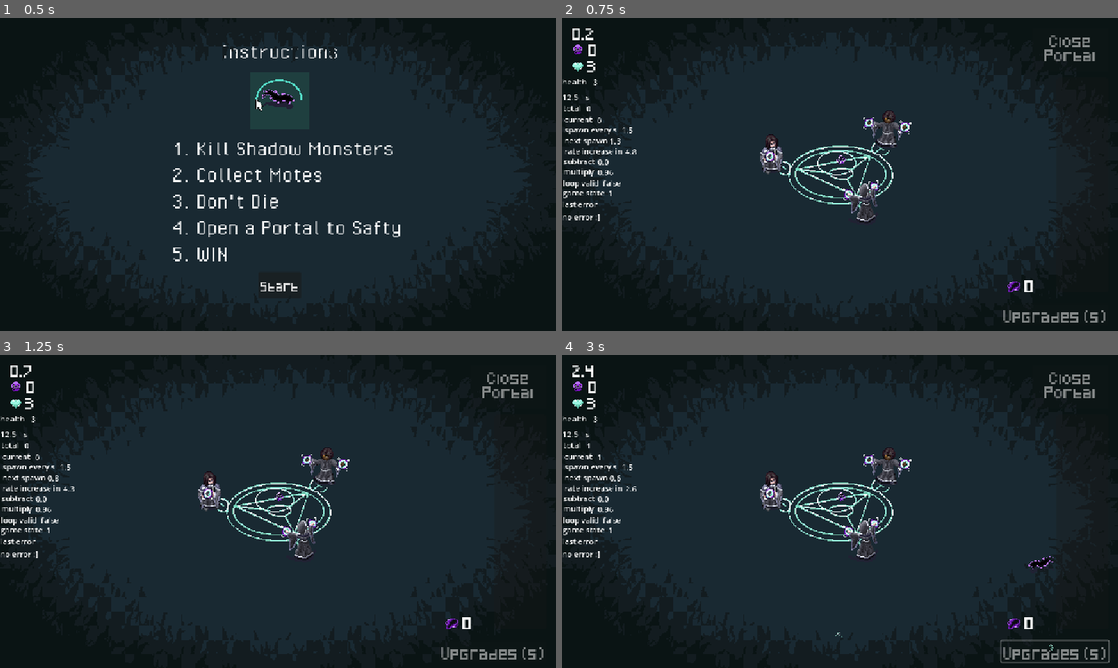
Above: before the commit, frames 1-4 (two rows, left to right).
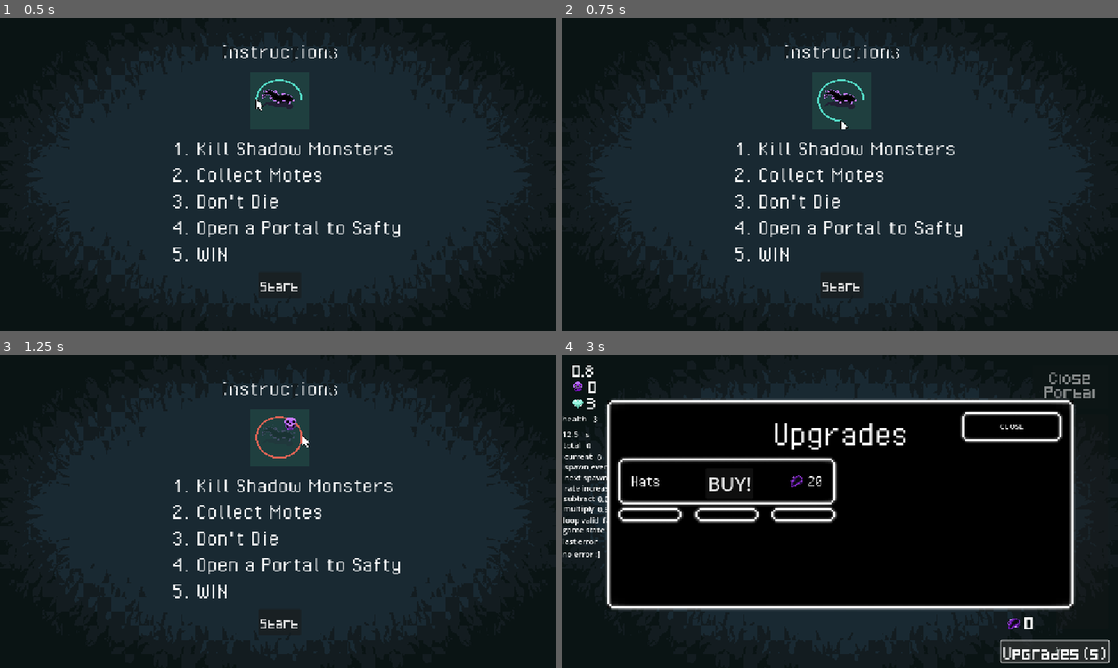
Above: after the commit, the same moments.

Repository: alifeee/loop
Game: Godot game, scene res://scenes/main.tscn
The game is run twice, just before and just after one commit, with the same random seed, the same clock (stepped at 60 frames per second) and the same inputs. The engine's default icon, where the game draws it, is replaced by a stand-in: a white triangle on a blue panel in a dark square.
Inputs (mouse positions are in pixels of both pictures, inside the frame that each line leads up to; where the layout moved, square brackets give the same spot in the first picture):
- Up to frame 1 (0.5 s): no input
- Up to frame 2 (0.75 s): click (728, 152) [840, 284] at 0.5 s
- Up to frame 3 (1.25 s): no input
- Up to frame 4 (3 s): click (728, 483) at 1.25 s, where only the run after the commit has a clickable "BUY!"; click (840, 621) at 2 s, where only the run after the commit has a clickable "Start"; click (1056, 652) at 2.75 s, where only the run after the commit has a clickable "Upgrades (s)"

Frame 1 is identical in both runs. In frame 2, 5.9% of the frame differs, in the area x 0-98%, y 3-98%; in frame 3, 5.9%; in frame 4, 56%, in the area x 1-99%, y 3-99%.

Commit message:
MAKE SHOP WORK !!!

Diff:
--- a/scenes/main.tscn
+++ b/scenes/main.tscn
@@ -463,17 +463,19 @@
 
 [node name="GameUI" type="CanvasLayer" parent="."]
 
-[node name="Control" parent="GameUI" instance=ExtResource("15_jkv2x")]
+[node name="Control" parent="GameUI" node_paths=PackedStringArray("shop_canvas") instance=ExtResource("15_jkv2x")]
+shop_canvas = NodePath("../../ShopUI")
 
 [node name="ShopUI" type="CanvasLayer" parent="."]
-visible = false
 
 [node name="Control2" parent="ShopUI" instance=ExtResource("17_dp3eg")]
 
 [node name="StartScreen" type="CanvasLayer" parent="."]
 
-[node name="Start" parent="StartScreen" node_paths=PackedStringArray("hide_canvas") instance=ExtResource("17_muem4")]
+[node name="Start" parent="StartScreen" node_paths=PackedStringArray("hide_canvas", "hide_gameui", "hide_shopui") instance=ExtResource("17_muem4")]
 hide_canvas = NodePath("..")
+hide_gameui = NodePath("../../GameUI")
+hide_shopui = NodePath("../../ShopUI")
 
 [node name="Shadow" type="Sprite2D" parent="StartScreen"]
 position = Vector2(576, 324)
--- a/scenes/shop_button.tscn
+++ b/scenes/shop_button.tscn
@@ -226,4 +226,4 @@
 size_flags_horizontal = 3
 theme_override_styles/panel = ExtResource("2_hv2j0")
 
-[connection signal="button_down" from="Button" to="." method="_on_button_button_down"]
+[connection signal="pressed" from="Button" to="." method="_on_button_pressed"]
--- a/scenes/shop_ui.tscn
+++ b/scenes/shop_ui.tscn
@@ -6,6 +6,7 @@
 [ext_resource type="PackedScene" uid="uid://bdp6wh7aki3xb" path="res://scenes/shop_button.tscn" id="3_usj2y"]
 [ext_resource type="Texture2D" uid="uid://7mn7deb8je4q" path="res://assets/ui-element/Triangle.png" id="4_usj2y"]
 [ext_resource type="Texture2D" uid="uid://bp5fs4g8gmv4t" path="res://assets/non-animations/mote.png" id="5_bidp2"]
+[ext_resource type="Script" uid="uid://ixqqasf34n85" path="res://scripts/terrible-scripts/buyhat.gd" id="7_bidp2"]
 
 [sub_resource type="Theme" id="Theme_18xnp"]
 
@@ -52,9 +53,9 @@
 anchor_right = 0.5
 anchor_bottom = 0.5
 offset_left = -480.0
-offset_top = -300.0
+offset_top = -228.0
 offset_right = 480.0
-offset_bottom = 300.0
+offset_bottom = 198.0
 grow_horizontal = 2
 grow_vertical = 2
 theme = ExtResource("2_oixfk")
@@ -74,6 +75,7 @@
 text = "Upgrades"
 
 [node name="Description Panel" type="Panel" parent="Main Modal Background"]
+visible = false
 layout_mode = 1
 anchors_preset = 12
 anchor_top = 1.0
@@ -125,27 +127,31 @@
 columns = 2
 
 [node name="Control" parent="Main Modal Background/GridContainer" instance=ExtResource("3_usj2y")]
+visible = false
 custom_minimum_size = Vector2(446, 126)
 layout_mode = 2
 text = "Close Portal"
-price = 200
+price = 100
 
 [node name="Control2" parent="Main Modal Background/GridContainer" instance=ExtResource("3_usj2y")]
-custom_minimum_size = Vector2(446, 126)
-layout_mode = 2
-text = "Health"
+visible = false
+custom_minimum_size = Vector2(446, 126)
+layout_mode = 2
+text = "more damage"
 price = 20
+current_level = 0
+max_level = 5
+
+[node name="Control3" parent="Main Modal Background/GridContainer" instance=ExtResource("3_usj2y")]
+custom_minimum_size = Vector2(446, 126)
+layout_mode = 2
+text = "Hats"
+price = 20
+current_level = 0
 max_level = 3
 
-[node name="Control3" parent="Main Modal Background/GridContainer" instance=ExtResource("3_usj2y")]
-custom_minimum_size = Vector2(446, 126)
-layout_mode = 2
-text = "Power"
-price = 10
-current_level = 2
-max_level = 5
-
 [node name="Control4" parent="Main Modal Background/GridContainer" instance=ExtResource("3_usj2y")]
+visible = false
 custom_minimum_size = Vector2(446, 126)
 layout_mode = 2
 text = "Lenght"
@@ -154,6 +160,7 @@
 max_level = 4
 
 [node name="Page Scroll" type="Panel" parent="Main Modal Background"]
+visible = false
 layout_mode = 1
 anchors_preset = 6
 anchor_left = 1.0
@@ -208,6 +215,7 @@
 flip_h = true
 
 [node name="Mote Count" type="Panel" parent="Main Modal Background"]
+visible = false
 layout_mode = 0
 offset_left = 24.0
 offset_top = 24.0
@@ -221,7 +229,7 @@
 texture = ExtResource("5_bidp2")
 expand_mode = 1
 
-[node name="Label" type="Label" parent="Main Modal Background/Mote Count"]
+[node name="Wallet" type="Label" parent="Main Modal Background/Mote Count"]
 layout_mode = 1
 anchors_preset = 4
 anchor_top = 0.5
@@ -233,17 +241,17 @@
 grow_vertical = 2
 text = "999"
 
-[node name="Label" type="Label" parent="Main Modal Background"]
+[node name="CloseButton" type="Button" parent="Main Modal Background"]
 layout_mode = 1
 anchors_preset = 1
 anchor_left = 1.0
 anchor_right = 1.0
-offset_left = -123.0
+offset_left = -226.0
 offset_top = 24.0
 offset_right = -24.0
-offset_bottom = 61.0
-grow_horizontal = 0
-text = "Close X"
+offset_bottom = 79.0
+grow_horizontal = 0
+text = "CLOSE"
 
 [node name="TextureRect" type="TextureRect" parent="."]
 visible = false
@@ -256,3 +264,16 @@
 grow_vertical = 2
 texture = ExtResource("1_fs6yy")
 expand_mode = 1
+
+[node name="Button" type="Button" parent="."]
+layout_mode = 0
+offset_left = 297.0
+offset_top = 234.0
+offset_right = 396.0
+offset_bottom = 297.0
+theme_override_font_sizes/font_size = 40
+text = "BUY!"
+script = ExtResource("7_bidp2")
+
+[connection signal="pressed" from="Main Modal Background/CloseButton" to="Main Modal Background/Description Panel/Control" method="_on_close_button_pressed"]
+[connection signal="pressed" from="Button" to="Button" method="_on_pressed"]
--- a/scripts/game_ui.gd
+++ b/scripts/game_ui.gd
@@ -2,24 +2,44 @@
 
 @export var close_button: Button
 @export var shop_button: Button
+@export var shop_canvas: CanvasLayer
 @export var progress_bar: ProgressBar
 
 func _ready() -> void:
 	#start_time = Time.get_unix_time_from_system()
 	$EndLabel.visible = false
+
 	close_button.disabled = true
 	close_button.modulate.a = 0.5
-	shop_button.disabled = true
-	shop_button.modulate.a = 0.5
+	close_button.focus_mode = Control.FOCUS_NONE
+
+	#shop_button.disabled = true
+	#shop_button.modulate.a = 0.5
+	#shop_button.focus_mode = Control.FOCUS_NONE
+
 	Globals.end_game.connect(func(): $EndLabel.visible = true)
 	Globals.reset_game.connect(func(): $EndLabel.visible = false)
 	Globals.reset_game.connect(func(): $EndLabel.text = "you suck!")
+	Globals.start_game.connect(func(): $EndLabel.visible = false)
+
 	close_button.pressed.connect(
 		func():
 			Globals.endgame(true)
 			$EndLabel.text = "you s̶u̶c̶k̶ win!"
 	)
-	Globals.start_game.connect(func(): $EndLabel.visible = false)
+	shop_button.pressed.connect(
+		func():
+			Globals.pause()
+			if shop_canvas:
+				shop_canvas.visible = true
+	)
+	var close_button: Button = shop_canvas.find_child("CloseButton")
+	close_button.pressed.connect(
+		func():
+			Globals.resume()
+			if shop_canvas:
+				shop_canvas.visible = false
+	)
 
 func _process(delta: float) -> void:
 	$TopLeftUI/Timer/Text.text = str(snapped(Globals.time_elapsed, 0.1))
--- a/scripts/globals.gd
+++ b/scripts/globals.gd
@@ -17,6 +17,8 @@
 signal reset_game
 # other signals
 signal player_hit(lives_left: int)
+# purchases
+signal purchase_hat
 
 # global variables
 var demons: Array[Demon] = []
--- a/scripts/player.gd
+++ b/scripts/player.gd
@@ -217,12 +217,13 @@
 		Globals.start()
 	# pause game
 	if event.is_action_pressed("Pause"):
-		# is playing, pause
-		if Globals.gamestate == Globals.GAMESTATES.PLAYING:
-			Globals.pause()
-		# if paused, play
-		elif Globals.gamestate == Globals.GAMESTATES.SHOPPING:
-			Globals.resume()
+		## is playing, pause
+		#if Globals.gamestate == Globals.GAMESTATES.PLAYING:
+			#Globals.pause()
+		## if paused, play
+		#elif Globals.gamestate == Globals.GAMESTATES.SHOPPING:
+			#Globals.resume()
+		pass
 	# no looping unless playing ! >:(
 	if Globals.gamestate != Globals.GAMESTATES.PLAYING:
 		return
--- a/scripts/shop_button.gd
+++ b/scripts/shop_button.gd
@@ -1,6 +1,8 @@
 extends Control
 
 @export var button: Button
+
+signal button_pressed
 
 #No Upgrade Bar UI components
 @export var no_upgrade_container: Panel
@@ -27,8 +29,14 @@
 @export var empty_texture_style : StyleBoxTexture
 @export var full_texture_style : StyleBoxTexture
 
+
+
 func _ready() -> void:
 	initialise_button()
+
+func _process(delta: float) -> void:
+	if Globals and Globals.motes:
+		$"../../Mote Count/Wallet".text = str(Globals.motes)
 
 func initialise_button() -> void:
 	if max_level == 1: # No upgrade bar at the bottom
@@ -53,11 +61,11 @@
 func initialise_max_level(max_level_to_set_to: int) -> void:
 	# Turn everything off
 	for label in level_3_bar_and_gap:
-		label.show()
+		label.hide()
 	for label in level_4_bar_and_gap:
-		label.show()
+		label.hide()
 	for label in level_5_bar_and_gap:
-		label.show()
+		label.hide()
 	# Turn on the correct ones
 	if max_level_to_set_to >= 3:
 		for label in level_3_bar_and_gap:
@@ -84,5 +92,10 @@
 			texture_style,
 		)
 
-func _on_button_button_down() -> void:
+#func _on_button_button_down() -> void:
+	 # Replace with function body.
+
+
+func _on_button_pressed() -> void:
 	print(text + " button pressed") # Replace with function body.
+	button_pressed.emit()
--- a/scripts/start.gd
+++ b/scripts/start.gd
@@ -1,11 +1,22 @@
 extends Node2D
 
 @export var hide_canvas: CanvasLayer
+@export var hide_gameui: CanvasLayer
+@export var hide_shopui: CanvasLayer
 
 func _ready():
-	Globals.reset_game.connect(func(): hide_canvas.visible = true)
-	Globals.start_game.connect(func(): hide_canvas.visible = true)
+	Globals.start_game.connect(start)
+	Globals.reset_game.connect(reset)
 	$Button.pressed.connect(_start_game)
+
+func start():
+	hide_canvas.visible = true
+	hide_gameui.visible = true
+	hide_shopui.visible = false
+func reset():
+	hide_gameui.visible = false
+	hide_canvas.visible = true
+	hide_shopui.visible = false
 
 func _start_game():
 	Globals.start()
--- /dev/null
+++ b/scripts/terrible-scripts/buyhat.gd
@@ -0,0 +1,5 @@
+extends Button
+
+
+func _on_pressed() -> void:
+	Globals.purchase_hat.emit()
Not shown: 1 places in scenes/main.tscn that only renumber resources
Not shown: 1 places in scenes/shop_button.tscn that only renumber resources
Not shown: 1 places in scenes/shop_ui.tscn that only renumber resources
Not shown, added: scripts/terrible-scripts/buyhat.gd.uid
